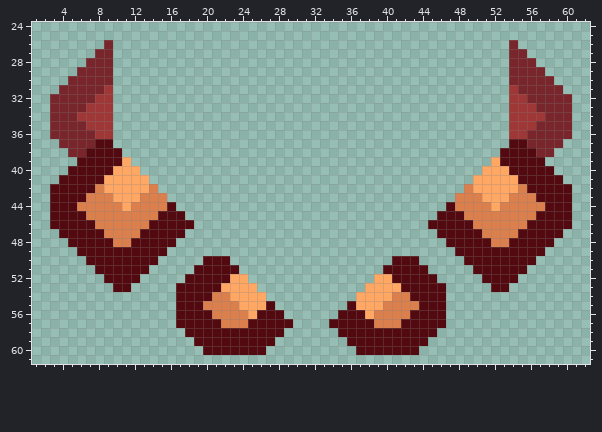
Two states of a pixel-art sprite, assets/sprites/units/Imp-sac.png. That is the earlier state.
The file is 64x64 pixels. Shown: x 1..62, y 24..61.
New version:
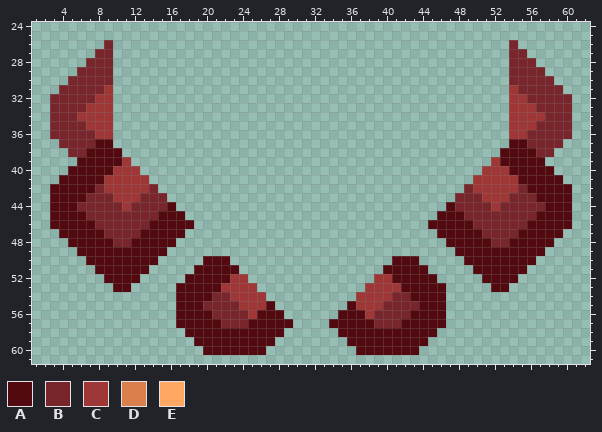
Palette (. is transparent): A #52090f  B #78252b  C #9e3736  D #db7f4d  E #ffa763
Change:
@@ x 1..62 @@
 38 ....BBAAAA..........................................AAAABB....
-39 .....AAAAAE........................................EAAAAA.....
-40 ....AAAAAEEE......................................EEEAAAAA....
-41 ...AAAAAEEEEE....................................EEEEEAAAAA...
-42 ..AAAAADEEEEED..................................DEEEEEDAAAAA..
-43 ..AAAADDDEEEDDD................................DDDEEEDDDAAAA..
-44 ..AAADDDDDEDDDDA..............................ADDDDEDDDDDAAA..
-45 ..AAAADDDDDDDDAAA............................AAADDDDDDDDAAAA..
-46 ..AAAAADDDDDDAAAAA..........................AAAAADDDDDDAAAAA..
-47 ...AAAAADDDDAAAAA............................AAAAADDDDAAAAA...
-48 ....AAAAADDAAAAA..............................AAAAADDAAAAA....
+39 .....AAAAAC........................................CAAAAA.....
+40 ....AAAAACCC......................................CCCAAAAA....
+41 ...AAAAACCCCC....................................CCCCCAAAAA...
+42 ..AAAAABCCCCCB..................................BCCCCCBAAAAA..
+43 ..AAAABBBCCCBBB................................BBBCCCBBBAAAA..
+44 ..AAABBBBBCBBBBA..............................ABBBBCBBBBBAAA..
+45 ..AAAABBBBBBBBAAA............................AAABBBBBBBBAAAA..
+46 ..AAAAABBBBBBAAAAA..........................AAAAABBBBBBAAAAA..
+47 ...AAAAABBBBAAAAA............................AAAAABBBBAAAAA...
+48 ....AAAAABBAAAAA..............................AAAAABBAAAAA....
 49 .....AAAAAAAAAA................................AAAAAAAAAA.....
@@ x 18..45 @@
 51 .AAAAA................AAAAA.
-52 AAAAAEE..............EEAAAAA
-53 AAAAEEEE............EEEEAAAA
-54 AAADDEEEE..........EEEEDDAAA
-55 AADDDDEEEA........AEEEDDDDAA
-56 AAADDDDEAAA......AAAEDDDDAAA
-57 AAAADDDAAAAA....AAAAADDDAAAA
+52 AAAAACC..............CCAAAAA
+53 AAAACCCC............CCCCAAAA
+54 AAABBCCCC..........CCCCBBAAA
+55 AABBBBCCCA........ACCCBBBBAA
+56 AAABBBBCAAA......AAACBBBBAAA
+57 AAAABBBAAAAA....AAAAABBBAAAA
 58 AAAAAAAAAAA......AAAAAAAAAAA
